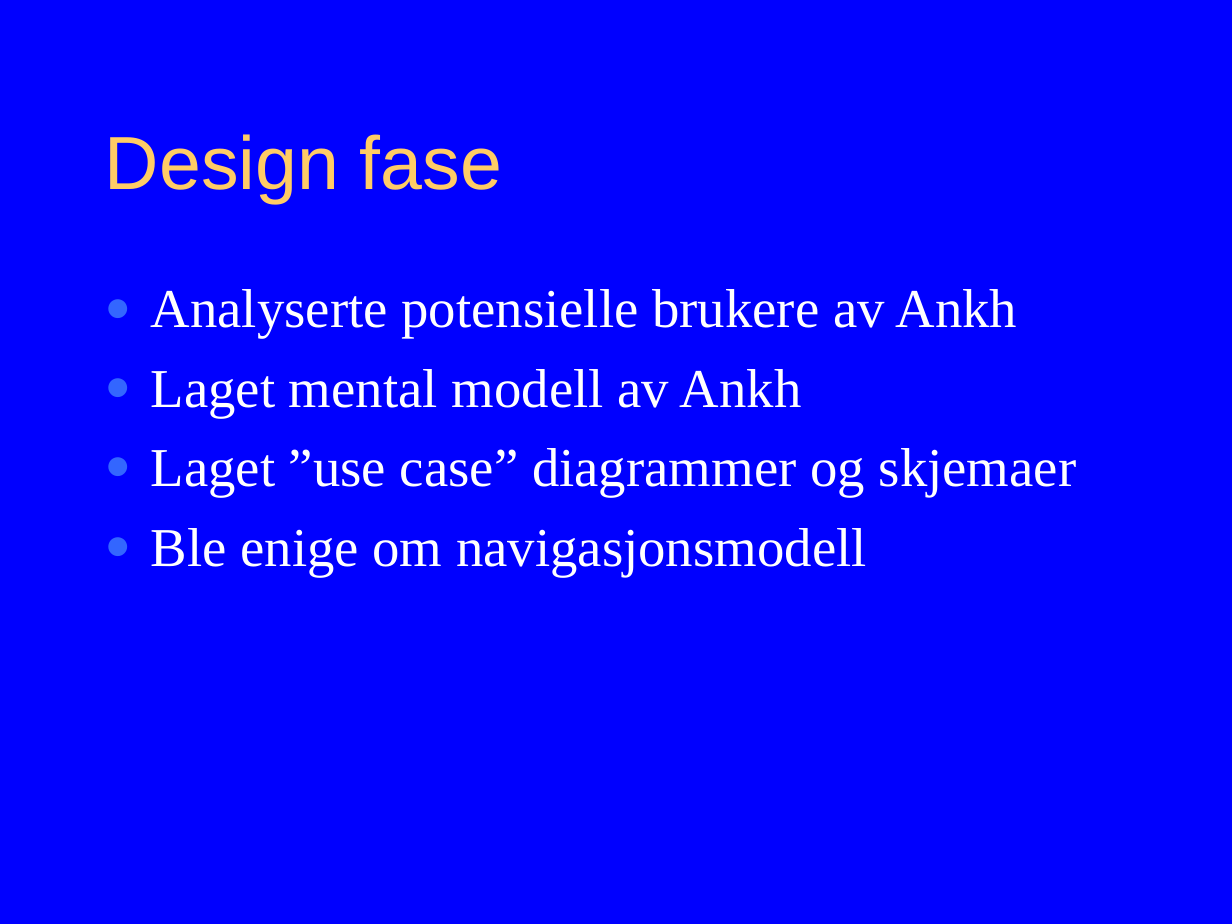
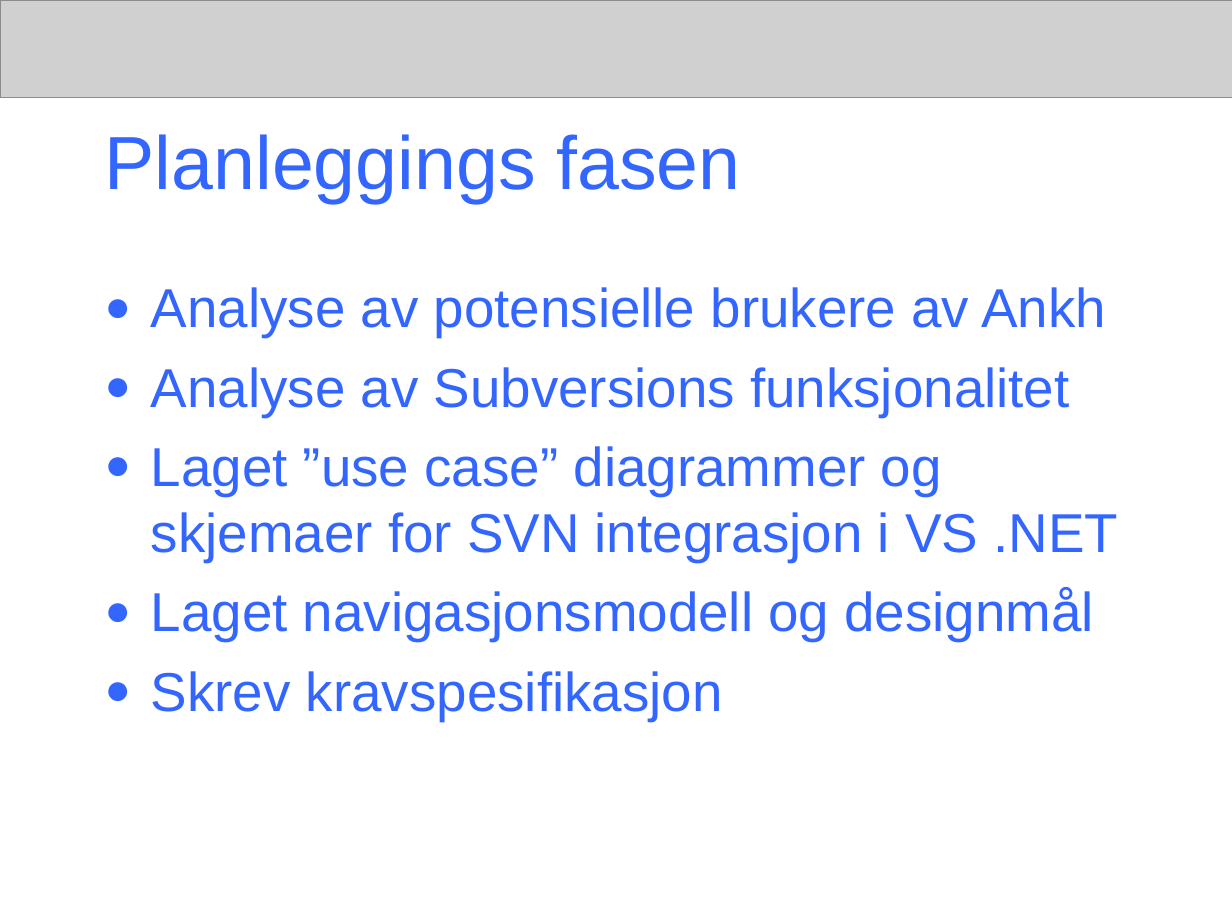
Before and after one commit to PhilJollans/AnkhSVN2019, a slide deck: slide 16 of doc/powerpoint/Subversion_addin_for_VS.NET.ppt (slide 17 before the commit). Drawn at 1232x924 pixels with LibreOffice and Linux fonts; fonts in the diff are those of the drawing; grey boxes stand for pictures. Boxes give left, top, right and bottom in pixels: in the first picture for what was removed or moved away, otherwise in the second. Text is boxed around its words. In the diff, an @@ line names an element or a change of style, - is before the commit and + after.

Commit message:
The presentation contain:
* Title of final project, name of authors
* Background
- Revision control: wc, revision, repository to be explained
- Subversion
- CollabNet
- VS.NET
- Aim of the final project

*Content
- Functionality of NSvn
- Navigation model of Ankh
- What can Ankh do?
- Example of how Ankh works: Manual demo performed at school PC
- Ankh Help: Manual demo performed at school PC
- Improvements of GUI
- Testing of Ankh
- Challenges and development environment
- Conclusion

White background, "ankh header" without letters or symbol

```diff
--- a/doc/powerpoint/Subversion_addin_for_VS.NET.ppt
+++ b/doc/powerpoint/Subversion_addin_for_VS.NET.ppt
@@ background #0000FF to #FFFFFF @@
@@ picture added at box(0, 0, 1232, 97) @@
@@ title at box(105, 134, 741, 203): text changed; text colour #FFCC66 to #3366FF @@
-Design fase
+Planleggings fasen
@@ text at box(151, 287, 1118, 721): text changed; font Times New Roman to Arial; text colour #FFFFFF to #3366FF @@
-● Analyserte potensielle brukere av Ankh
-● Laget mental modell av Ankh
-● Laget ”use case” diagrammer og skjemaer
-● Ble enige om navigasjonsmodell
+● Analyse av potensielle brukere av Ankh
+● Analyse av Subversions funksjonalitet
+● Laget ”use case” diagrammer og skjemaer for SVN integrasjon i VS .NET
+● Laget navigasjonsmodell og designmål
+● Skrev kravspesifikasjon
```
Also in this commit, not shown: 12 other slides changed, 9 slides added, 7 slides removed.
